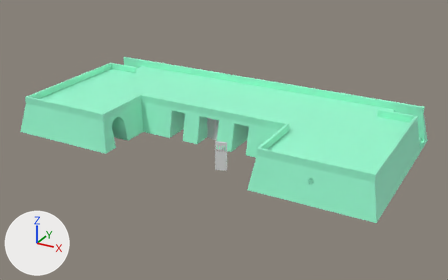
The Blender file blend/ngo-mon.blend, before and after one commit.
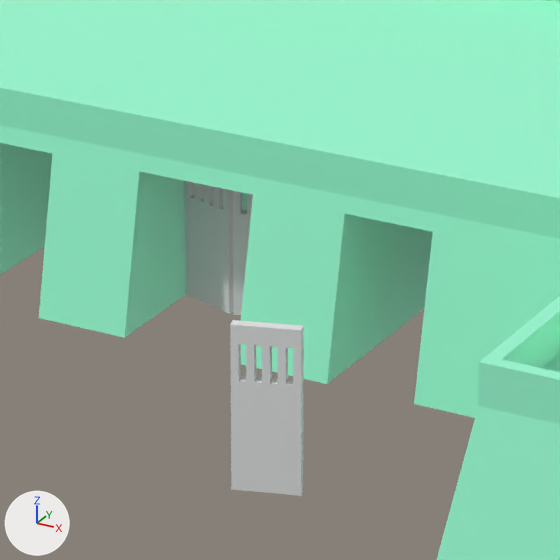
Old and new are each drawn from a camera (50 mm lens) standing at (3.55, -6.28, 3.13) and looking at (0.28, -0.33, 0.15) and again close up on the part from 39% to 60% of the width and 31% to 65% of the height. The lights are fixed; the arrows at lower left show +X, +Y and +Z.

The scene before the commit, as lines of its bpy script (objects in view):
```python
me_cube_001 = bpy.data.meshes.new('Cube.001')
me_cube_001.from_pydata(...)  # 475 vertices, 415 faces; spans x 0.0..2.34, y -0.84..1.4, z -0.19..0.28
me_cube_001.materials.append(mat_material)  # green #9bffd6
me_plane_001 = bpy.data.meshes.new('Plane.001')
me_plane_001.from_pydata(...)  # 200 vertices, 206 faces; spans x -0.02..2.36, y -1.13..1.0, z 0.02..1.11
ob_cube = bpy.data.objects.new('Cube', me_cube_001)
ob_cube.location = (0.013, -0.217, 0.188)
_m = ob_cube.modifiers.new('Mirror', 'MIRROR')
_m = ob_cube.modifiers.new('Boolean', 'BOOLEAN')
_m.object = ob_plane
_m.solver = 'FLOAT'
ob_plane_001 = bpy.data.objects.new('Plane.001', me_plane_001)
ob_plane_001.location = (0.014, -0.019, 0.18)
ob_plane_001.rotation_euler = (1.571, 0.0, 0.0)  # degrees (90, 0, 0)
ob_plane_001.scale = (0.0573, 0.163, 0.0573)
_m = ob_plane_001.modifiers.new('Mirror', 'MIRROR')
ob_plane_002 = bpy.data.objects.new('Plane.002', me_plane_001)
ob_plane_002.location = (0.386, -0.684, 0.148)
ob_plane_002.rotation_euler = (1.571, 0.0, 0.0)  # degrees (90, 0, 0)
ob_plane_002.scale = (0.0573, 0.163, 0.0573)
```
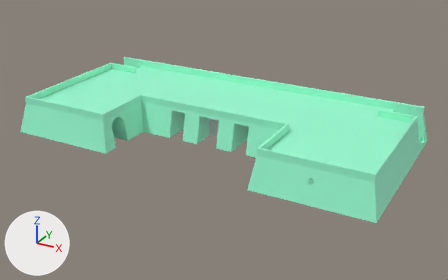
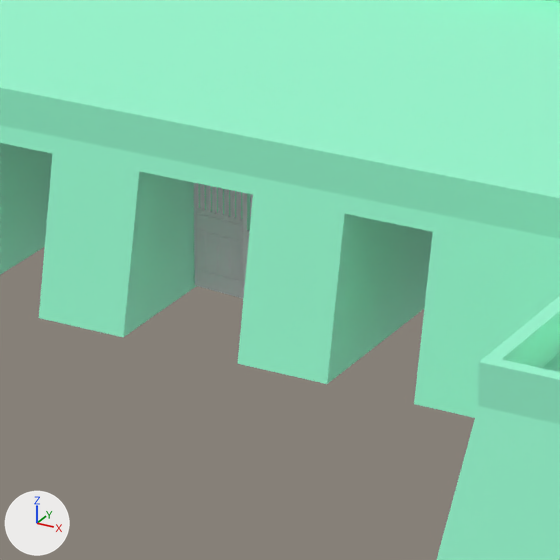
What the commit changed:
me_plane_001 is used by ob_plane_001; location (0.014, -0.019, 0.18); rotation (1.571, 0.0, 0.0), in degrees (90, 0, 0); scale (0.0573, 0.163, 0.0573).
me_plane_001 had 200 vertices, 206 faces and spanned x -0.02..2.36, y -1.13..1.0, z 0.02..1.11.
me_plane_001 now has 1240 vertices, 1254 faces and spans x -0.13..0.0, y -0.31..0.0, z -0.01..0.0.
me_plane_001 part 1: 1240 vertices added at x -0.13..0.0, y -0.31..0.0, z -0.01..0.0.
me_plane_001 part 2: 200 vertices removed from x -0.02..2.36, y -1.13..1.0, z 0.02..1.11.
Mesh me_plane_004 is new.
It has 1240 vertices, 1254 faces and spans x 0.0..0.133, y -0.308..0.0, z -0.009..0.002.
Object 'Plane.001' (ob_plane_001) loses its MIRROR modifier named 'Mirror'.
Object 'Plane.001' (ob_plane_001) moves from (0.014, -0.019, 0.18) to (0.15, 0.0, 0.342).
Object 'Plane.001' (ob_plane_001) turns from (90, 0, 0) to (90, 0, 31) degrees about x, y and z.
Object 'Plane.001' (ob_plane_001) is rescaled from (0.0573, 0.163, 0.0573) to (1.0, 1.09, 1.0).
Object 'Plane.002' (ob_plane_002) now shows me_plane_004 instead of me_plane_001.
Object 'Plane.002' (ob_plane_002) moves from (0.386, -0.684, 0.148) to (-0.122, 0.0, 0.34).
Object 'Plane.002' (ob_plane_002) turns from (90, 0, 0) to (90, 0, -5.5) degrees about x, y and z.
Object 'Plane.002' (ob_plane_002) is rescaled from (0.0573, 0.163, 0.0573) to (1.0, 1.09, 1.0).

Location of each change, [x1, y1, x2, y2] in pixels of the close-ups (560 x 560 px):
'Plane.002', reshaped, moved, turned, rescaled
    before: [230, 320, 304, 496]
    after: [194, 183, 243, 298]
'Plane.001', reshaped, moved, turned, rescaled, modifiers changed
    before: [184, 181, 253, 315]
    after: [243, 193, 253, 297]
part 1 of me_plane_001, added
    after: [243, 193, 253, 297]
part 2 of me_plane_001, deleted
    before: [184, 181, 304, 496]
